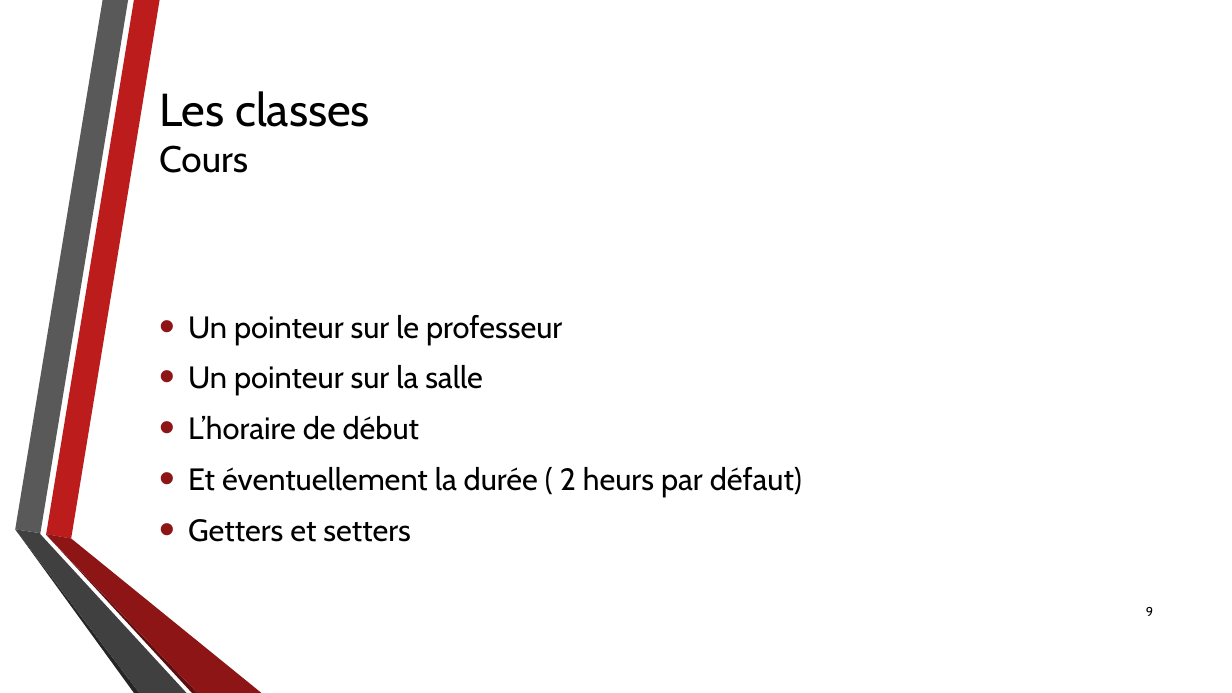
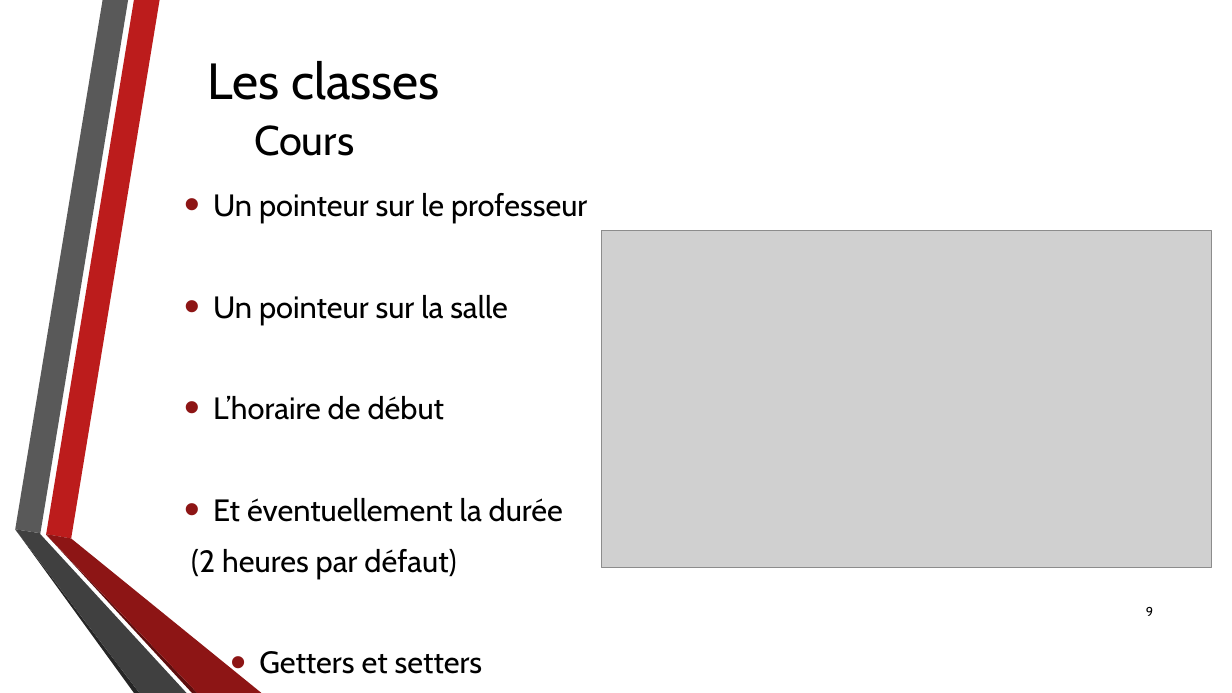
Before and after one commit to DanielLeThug/CalendrierCpp, a slide deck: slide 9 of Divers/PrésentationQDP.pptx. Drawn at 1232x693 pixels with LibreOffice and Linux fonts; fonts in the diff are those of the drawing; grey boxes stand for pictures; background and template pictures are left out. Boxes give left, top, right and bottom in pixels: in the first picture for what was removed or moved away, otherwise in the second. Text is boxed around its words. In the diff, an @@ line names an element or a change of style, - is before the commit and + after.

```diff
--- a/Divers/PrésentationQDP.pptx
+++ b/Divers/PrésentationQDP.pptx
@@ title "Les classes Cours": place and size @@
-title "Les classes Cours" at box(159, 91, 370, 173)
+title "Les classes Cours" at box(208, 61, 440, 156)
@@ title "Les classes Cours" at box(208, 61, 440, 156): size 36 to 39.6 pt in "Les classes"; size 28.8 to 32.4 pt in "Cours" @@
@@ text "Un pointeur sur le professeur": place and size @@
-text "Un pointeur sur le professeur" at box(188, 315, 802, 542)
+text "Un pointeur sur le professeur" at box(191, 193, 587, 674)
@@ picture added at box(602, 230, 1212, 567) @@
@@ text at box(191, 498, 563, 579): text changed @@
-• Et éventuellement la durée ( 2 heurs par défaut)
+• Et éventuellement la durée
+(2 heures par défaut)
@@ text at box(259, 651, 483, 674): list level 1 to 2 in "Getters et setters" @@
```
Also in this commit, not shown: 12 other slides changed.
